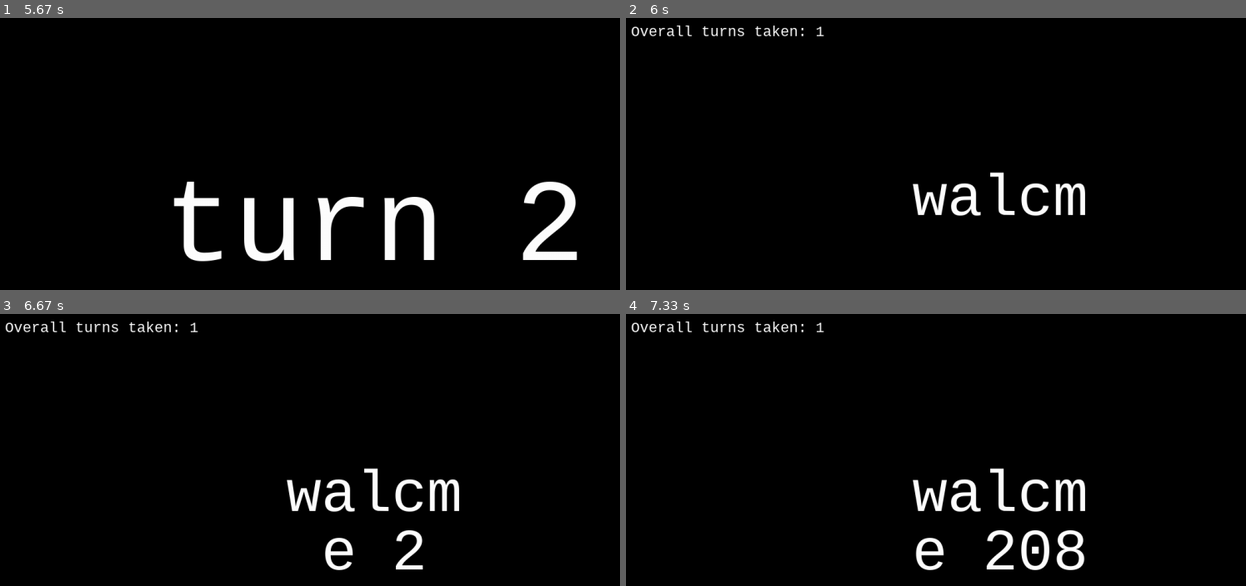
Above: before the commit, frames 1-4 (two rows, left to right).
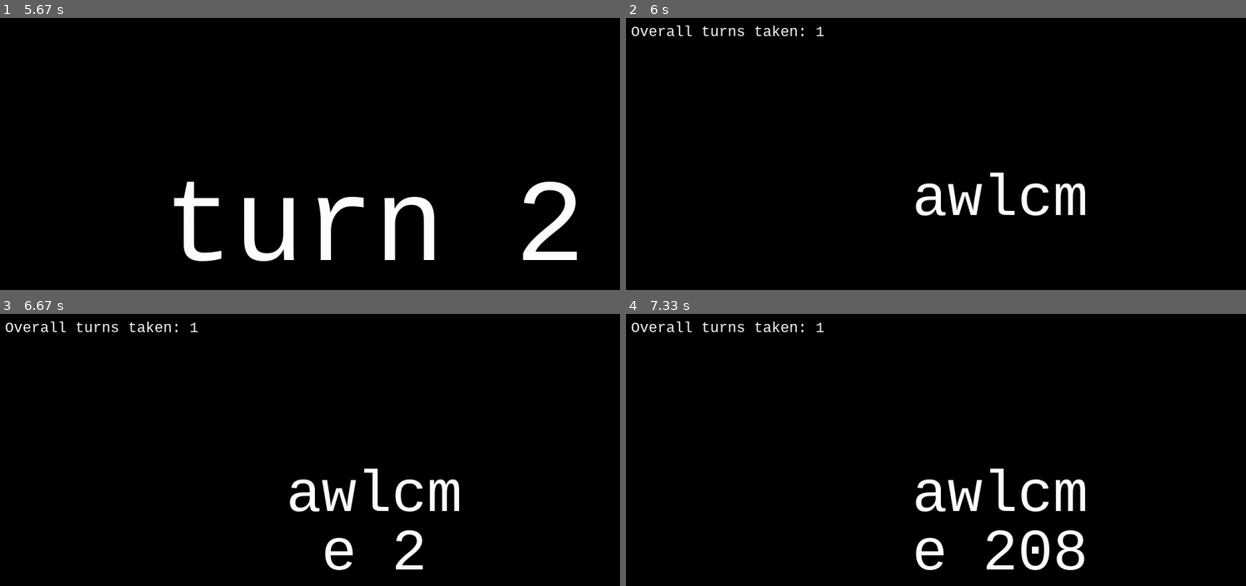
Above: after the commit, the same moments.

Repository: A-u-r-a-e/vwllss
Game: pygame game, started from main.py
The game is run twice, just before and just after one commit, with the same random seed, the same clock (stepped at 60 frames per second) and the same inputs.
Inputs:
- Up to frame 1 (5.67 s): tap Space at 0.33 s; tap A at 3.55 s; tap 1 at 4.35 s; tap Enter at 4.68 s
- Up to frame 2 (6 s): no input
- Up to frame 3 (6.67 s): tap E at 6.02 s; tap 2 at 6.52 s
- Up to frame 4 (7.33 s): tap 0 at 6.85 s; tap 8 at 7.18 s

Frame 1 is identical in both runs. In frame 2, 0.8% of the frame differs, in the area x 46-58%, y 60-73%; in frame 3, 0.8%; in frame 4, 0.8%.

Commit message:
Update main.py
more intuitive input methods after player testing

Diff:
--- a/main.py
+++ b/main.py
@@ -236,13 +236,12 @@
 
 
         pos=int(pos)
-        pos=max(0,min(int(len(inp)),pos))
+        pos=max(1,min(int(len(inp)+1),pos))
         tr=0
 
         clear()
+        pos-=1
         if attempt=='-':
-            pos=max(pos,1)
-            pos -= 1
             inp,tr=det(inp, pos).split()
         else:
             inp,tr=ins(inp,attempt,pos).split()
